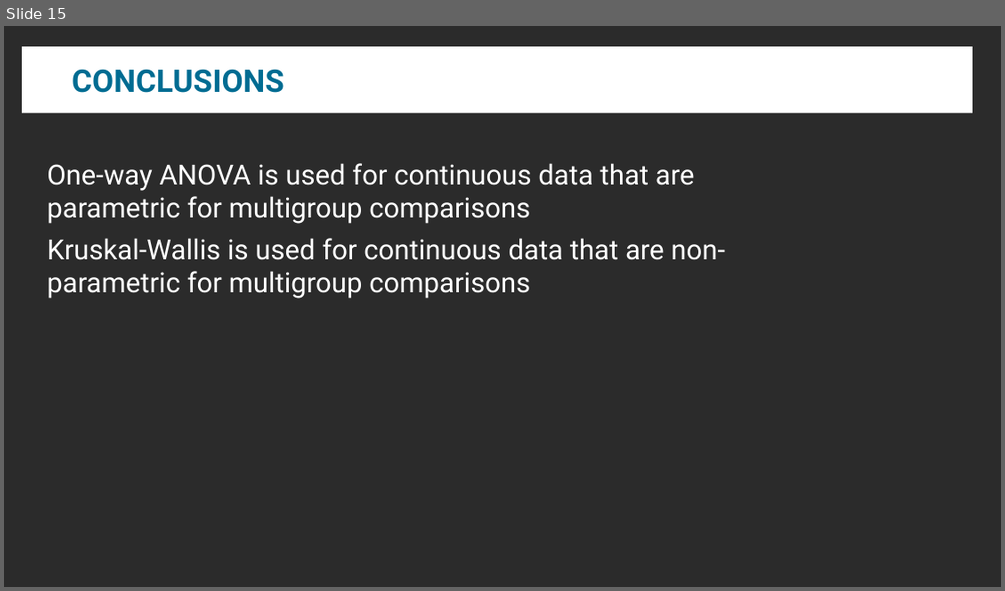
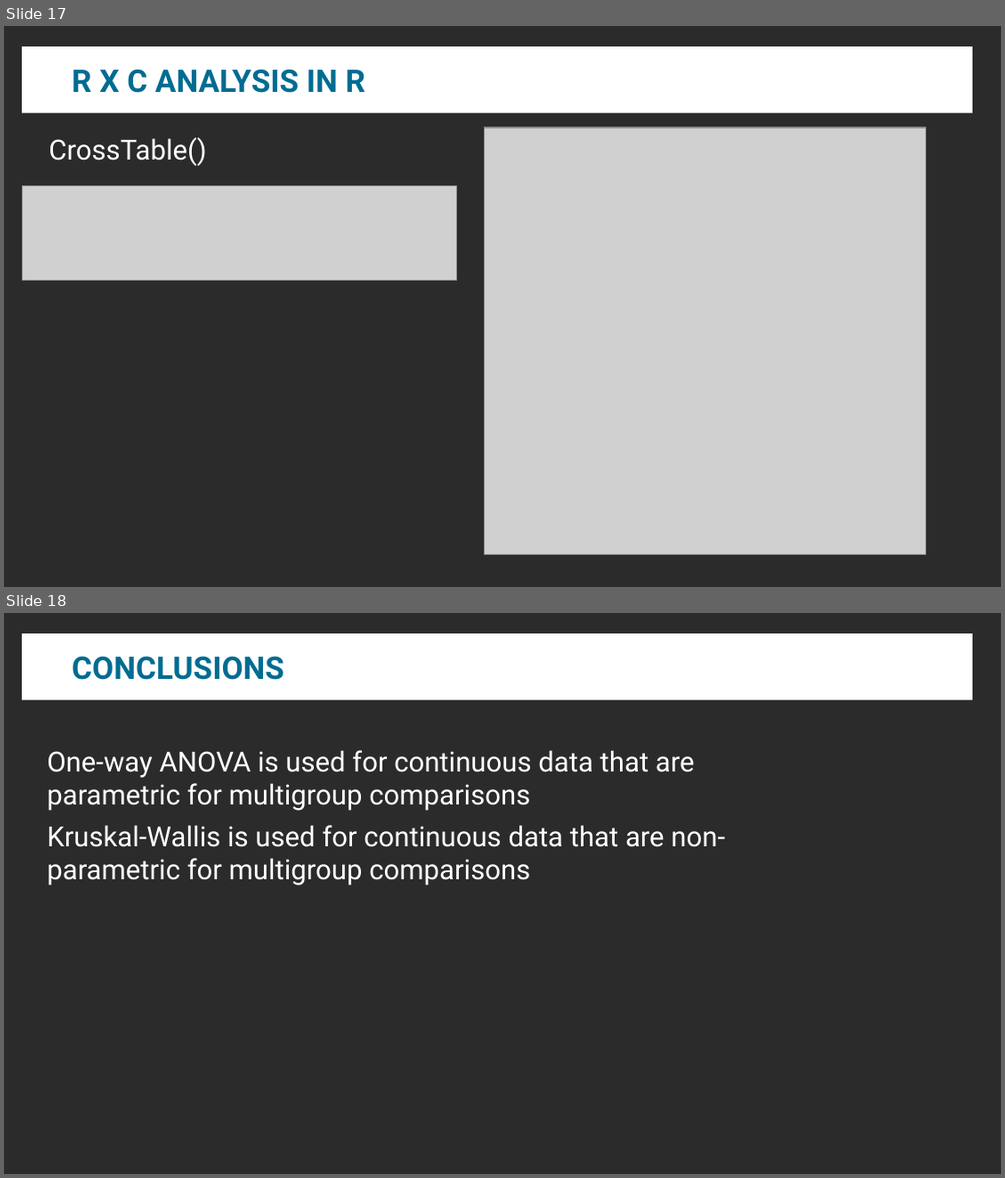
Before and after one commit to mbounthavong/VA-Resident-Study-Design-and-Biostats-Review, a slide deck: Presentations/3A - Multigroup comparisons.pptx. Shown one above the other, each under a label of ours: slide 15 before the commit, slides 17 and 18 after it. The pictures are 1005x591 and 1005x1178 pixels, drawn with LibreOffice and Linux fonts; fonts in the diff are those of the drawing; grey boxes stand for pictures; background and template pictures are left out; a plain dark background stands for a picture behind light text. Boxes give left, top, right and bottom in pixels: in the first picture for what was removed or moved away, otherwise in the second. Text is boxed around its words. In the diff, an @@ line names an element or a change of style, - is before the commit and + after.

```diff
--- a/Presentations/3A - Multigroup comparisons.pptx
+++ b/Presentations/3A - Multigroup comparisons.pptx
@@ slide 17 added at [4, 26, 1001, 587], background picture (left out) @@
@@ title added at [22, 47, 972, 114], fill #FFFFFF, 22.5 pt, text #006C92, bold @@
+R X C ANALYSIS IN R
@@ picture added at [485, 127, 926, 555] @@
@@ text added at [48, 137, 206, 166], 20 pt, text #FFFFFF @@
+CrossTable()
@@ picture added at [22, 185, 456, 281] @@
@@ what was slide 15 is now slide 18 @@
```
Also in this commit, not shown: 1 slide changed, 2 other slides added, 1 other file.
